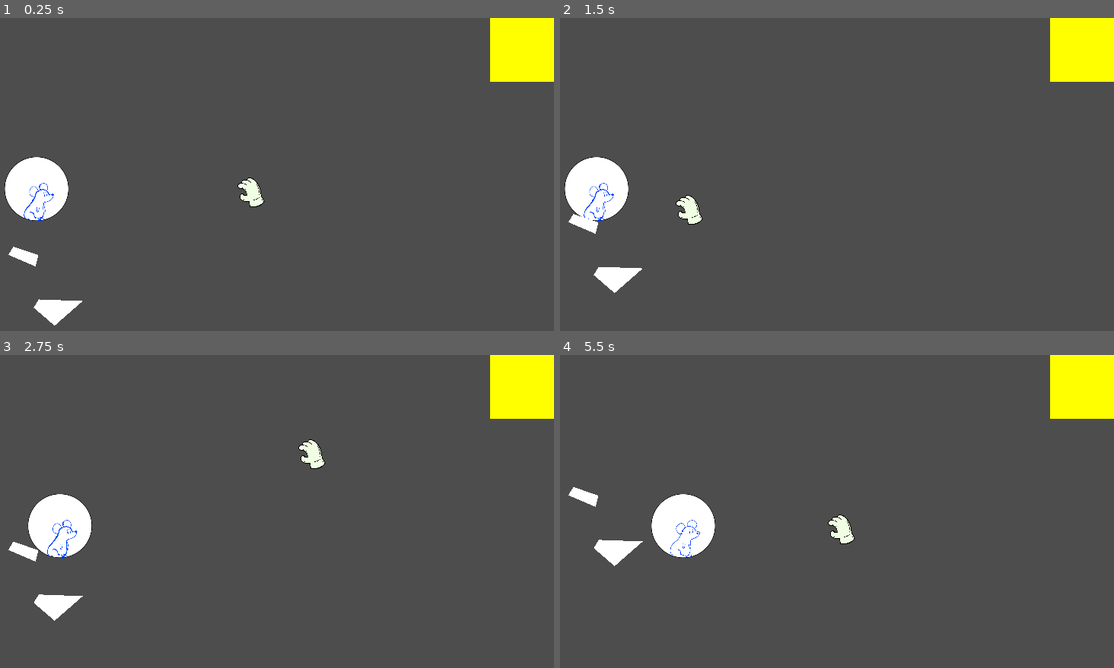
Above: before the commit, frames 1-4 (two rows, left to right).
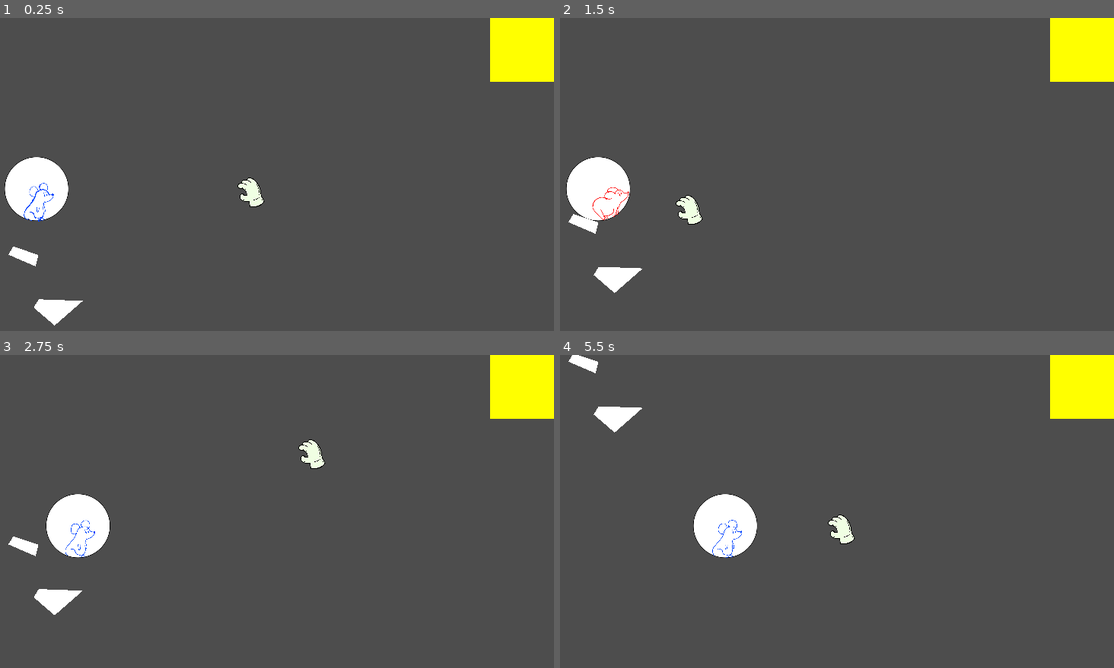
Above: after the commit, the same moments.

Repository: SlugFiller/ggj2025
Game: Godot game, scene res://game.tscn
Same seed, same stepped clock (60 frames per second), same inputs: the game is played once before the commit and once after it. The project has no main scene, so this scene is started directly.
Inputs (mouse positions are in pixels of both pictures, inside the frame that each line leads up to):
- Up to frame 1 (0.25 s): no input
- Up to frame 2 (1.5 s): move the mouse to (942, 171) at 0.52 s; click (942, 171) at 0.67 s; move the mouse to (687, 205) at 1.27 s; click (687, 205) at 1.42 s
- Up to frame 3 (2.75 s): move the mouse to (310, 452) at 2.02 s; click (310, 452) at 2.17 s
- Up to frame 4 (5.5 s): move the mouse to (781, 592) at 2.77 s; click (781, 592) at 2.92 s; move the mouse to (992, 577) at 3.52 s; click (992, 577) at 3.67 s; move the mouse to (626, 473) at 4.27 s; click (626, 473) at 4.42 s; move the mouse to (842, 527) at 5.02 s; click (842, 527) at 5.17 s

The runs differ from the first frame. In frame 1, less than 0.1% of the frame differs, in the area x 1-15%, y 73-99%; in frame 2, 0.3%; in frame 3, 1.9%; in frame 4, 4.1%, in the area x 1-36%, y 0-68%.

Commit message:
Mouse physics change

Diff:
--- a/game.tscn
+++ b/game.tscn
@@ -106,10 +106,6 @@
 [ext_resource type="Texture2D" uid="uid://cs12sog3u48l7" path="res://graphics/mouse/run/mouse run 00007.png" id="88_odbcx"]
 [ext_resource type="Script" path="res://scripts/camera.gd" id="105_ny4tv"]
 
-[sub_resource type="PhysicsMaterial" id="PhysicsMaterial_sg5es"]
-friction = 0.0
-bounce = 0.35
-
 [sub_resource type="SpriteFrames" id="SpriteFrames_5qcgu"]
 animations = [{
 "frames": [{
@@ -390,9 +386,6 @@
 [sub_resource type="CircleShape2D" id="CircleShape2D_cx7wd"]
 radius = 100.0
 
-[sub_resource type="CircleShape2D" id="CircleShape2D_3tcb5"]
-radius = 70.0
-
 [sub_resource type="RectangleShape2D" id="RectangleShape2D_dvy1e"]
 size = Vector2(88, 91)
 
@@ -464,10 +457,8 @@
 
 [node name="Node2D" type="Node2D"]
 
-[node name="Mouse" type="RigidBody2D" parent="."]
+[node name="Mouse" type="CharacterBody2D" parent="."]
 position = Vector2(288, -101)
-physics_material_override = SubResource("PhysicsMaterial_sg5es")
-lock_rotation = true
 script = ExtResource("1_deb8d")
 
 [node name="sprite" type="AnimatedSprite2D" parent="Mouse"]
@@ -477,10 +468,6 @@
 
 [node name="CollisionShape2D" type="CollisionShape2D" parent="Mouse"]
 shape = SubResource("CircleShape2D_cx7wd")
-
-[node name="groundcheck" type="ShapeCast2D" parent="Mouse"]
-shape = SubResource("CircleShape2D_3tcb5")
-target_position = Vector2(0, 45)
 
 [node name="StaticBody2D" type="StaticBody2D" parent="."]
 position = Vector2(239, 70)
--- a/scripts/camera.gd
+++ b/scripts/camera.gd
@@ -1,6 +1,6 @@
 extends Camera2D
 
-@onready var mouse: RigidBody2D = $"../Mouse"
+@onready var mouse: Node2D = $"../Mouse"
 
 
 # Called when the node enters the scene tree for the first time.
--- a/scripts/mouse.gd
+++ b/scripts/mouse.gd
@@ -1,23 +1,38 @@
-extends RigidBody2D
+extends CharacterBody2D
+
+enum MouseDir {
+	LEFT,
+	RIGHT
+}
 
 @onready var sprite: AnimatedSprite2D = $sprite
-@onready var groundcheck: ShapeCast2D = $groundcheck
+@export var direction: MouseDir = MouseDir.RIGHT
 
-const RUN_SPEED := 1
+const RUN_SPEED := 100.0
+const MIN_RUN_SPEED := 1.0
+const GRAVITY := 100.0
+const MAX_FALL := 500.0
 
 # Called when the node enters the scene tree for the first time.
 func _ready() -> void:
 	pass # Replace with function body.
 
-
-# Called every frame. 'delta' is the elapsed time since the previous frame.
-func _process(delta: float) -> void:
-	var use_run_animation = groundcheck.is_colliding()
-	if self.linear_velocity.x > RUN_SPEED:
-		sprite.flip_h = false
-	elif self.linear_velocity.x < -RUN_SPEED:
-		sprite.flip_h = true
+func _physics_process(delta: float) -> void:
+	var use_run_animation := true
+	if is_on_floor():
+		match self.direction:
+			MouseDir.LEFT:
+				self.velocity.x = -RUN_SPEED
+			MouseDir.RIGHT:
+				self.velocity.x = RUN_SPEED
+		self.velocity.y = 0
 	else:
+		self.velocity.y += GRAVITY * delta
+		if self.velocity.y > MAX_FALL:
+			self.velocity.y = MAX_FALL
+		use_run_animation = false
+	move_and_slide()
+	if use_run_animation && abs(get_real_velocity().x) < MIN_RUN_SPEED:
 		use_run_animation = false
 	if use_run_animation:
 		if sprite.animation != "run":
Not shown: 1 places in game.tscn that only renumber resources
